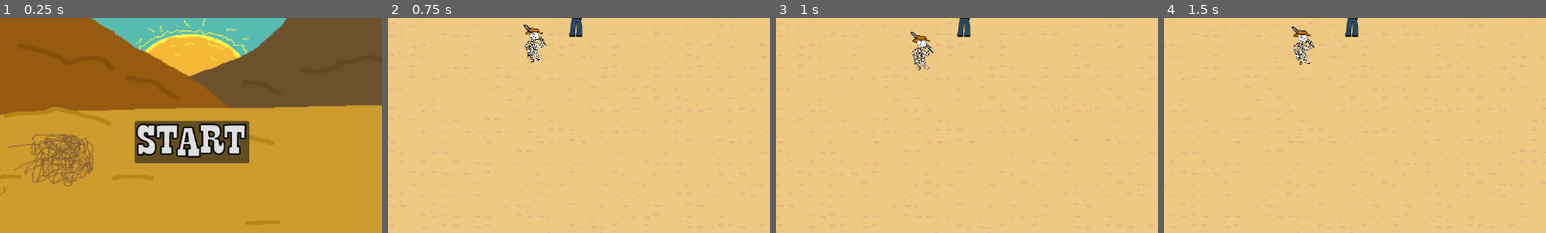
Above: before the commit, frames 1-4 (left to right).
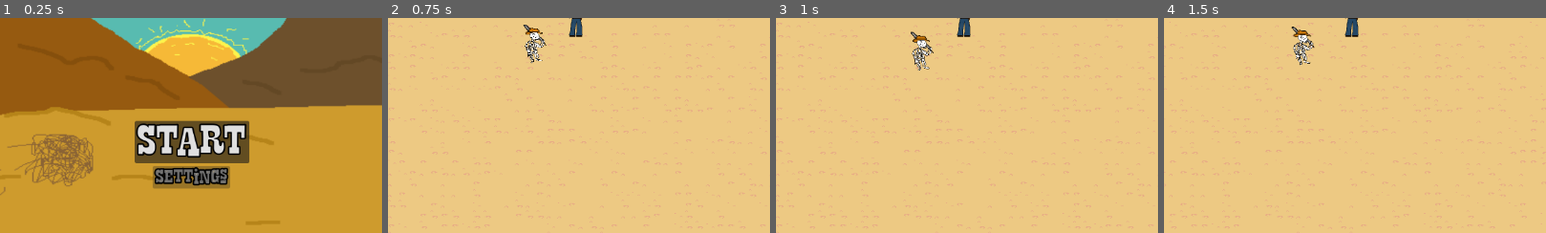
Above: after the commit, the same moments.

Repository: Fireteen69/SIlver-metal
Game: Godot game, scene res://Scenes/main (2).tscn
Two runs of this game, one before a commit and one after it. Both use one fixed random seed, a clock stepped at 60 frames per second and the inputs below.
Inputs:
- Up to frame 1 (0.25 s): no input
- Up to frame 2 (0.75 s): click "Start" at 0.5 s
- Up to frame 3 (1 s): no input
- Up to frame 4 (1.5 s): hold D (walk_right) from 1.28 s (still down)
The pictures show only the part of the screen within x 25-75%, y 50-100%; the shares and areas given below are measured in that part.

The runs differ from the first frame. In frame 1, 2.2% of the frame differs, in the area x 40-61%, y 68-80%; in frame 2, nothing differs; in frame 3, nothing differs; in frame 4, nothing differs.

Commit message:
bullshit
asdsad

Diff:
--- a/vamp-surv--change--main/Scripts/hud.gd
+++ b/vamp-surv--change--main/Scripts/hud.gd
@@ -7,6 +7,7 @@
 	$StartButton.show()
 	$SilverBullet.show()
 	$Sprite2D.show()
+	$SettingsButton.show()
 
 
 
@@ -20,3 +21,4 @@
 	$StartButton.hide()
 	$SilverBullet.hide()
 	$Sprite2D.hide()
+	$SettingsButton.hide()
--- a/vamp-surv--change--main/hud.tscn
+++ b/vamp-surv--change--main/hud.tscn
@@ -54,4 +54,26 @@
 action_mode = 0
 text = "Start"
 
+[node name="SettingsButton" type="Button" parent="."]
+anchors_preset = -1
+anchor_left = 0.429
+anchor_top = 0.739
+anchor_right = 0.575
+anchor_bottom = 0.838
+offset_left = 26.792
+offset_top = 68.128
+offset_right = -24.4
+offset_bottom = 37.976
+grow_horizontal = 2
+grow_vertical = 0
+theme_override_colors/font_color = Color(1, 1, 1, 1)
+theme_override_colors/font_outline_color = Color(0, 0, 0, 1)
+theme_override_constants/outline_size = 9
+theme_override_fonts/font = ExtResource("3_sbpax")
+theme_override_font_sizes/font_size = 12
+disabled = true
+action_mode = 0
+text = "Settings"
+
 [connection signal="pressed" from="StartButton" to="." method="_on_start_button_pressed"]
+[connection signal="pressed" from="SettingsButton" to="." method="_on_start_button_pressed"]
Binary file added: vamp-surv--change--main/New Piskel (7).png
Not shown, added: vamp-surv--change--main/New Piskel (7).png.import
